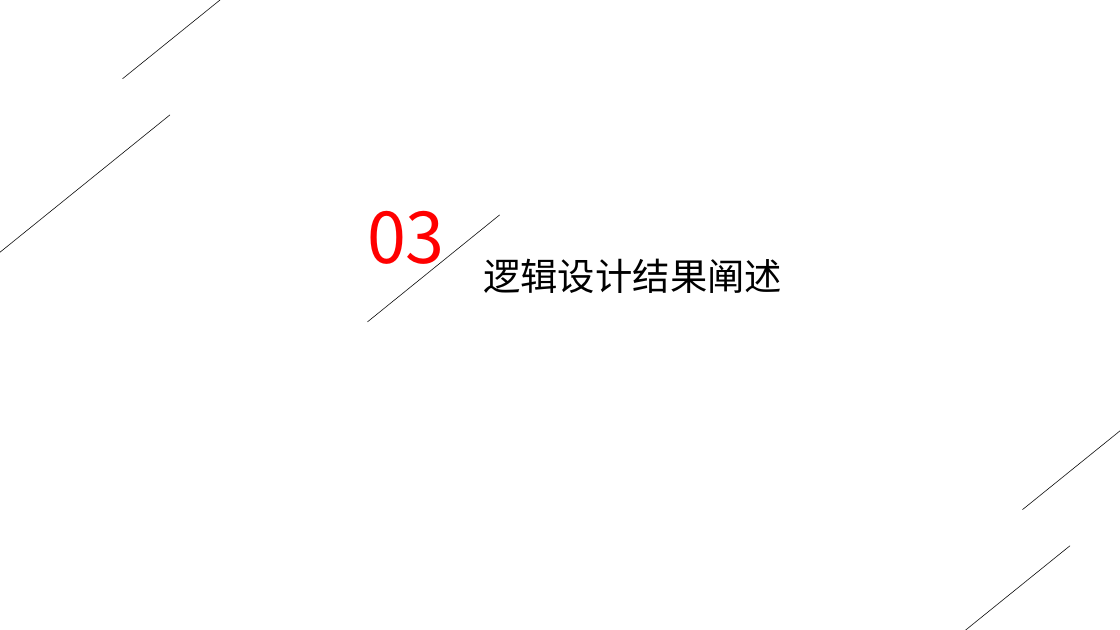
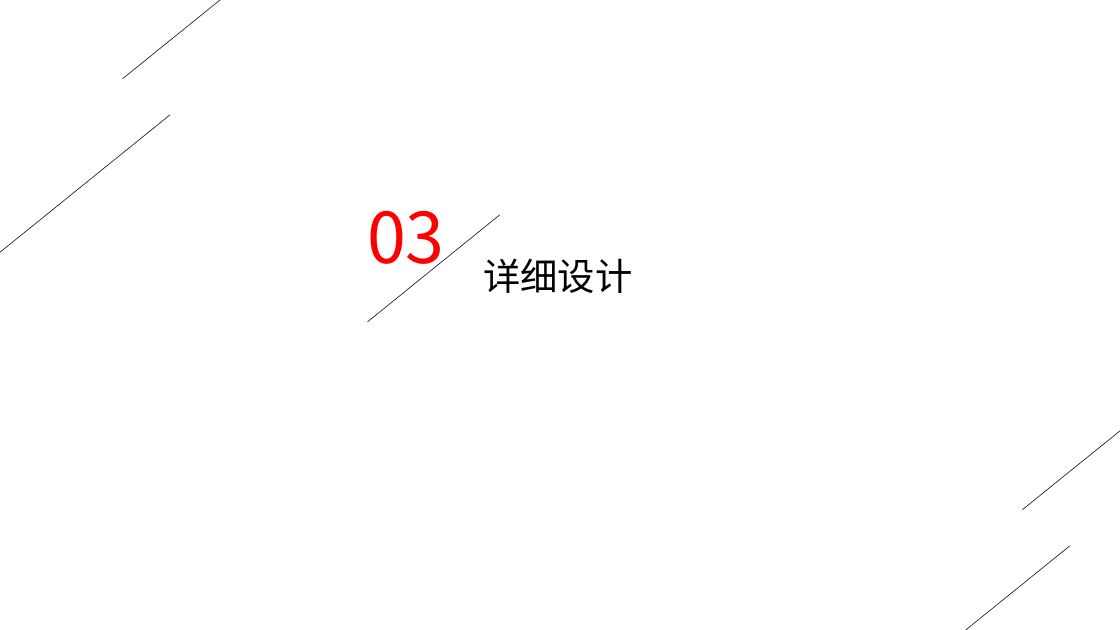
Before and after one commit to dlct-wzx/data-structure-practice, a slide deck: slide 8 of 答辩ppt.pptx (slide 11 before the commit). Drawn at 1120x630 pixels with LibreOffice and Linux fonts; fonts in the diff are those of the drawing. Boxes give left, top, right and bottom in pixels: in the first picture for what was removed or moved away, otherwise in the second. Text is boxed around its words. In the diff, an @@ line names an element or a change of style, - is before the commit and + after.

```diff
--- a/答辩ppt.pptx
+++ b/答辩ppt.pptx
@@ text at <box>483,258,632,293</box>: text changed @@
-逻辑设计结果阐述
+详细设计
```
Also in this commit, not shown: 6 other slides changed, 12 slides added, 19 slides removed, 8 other files.
